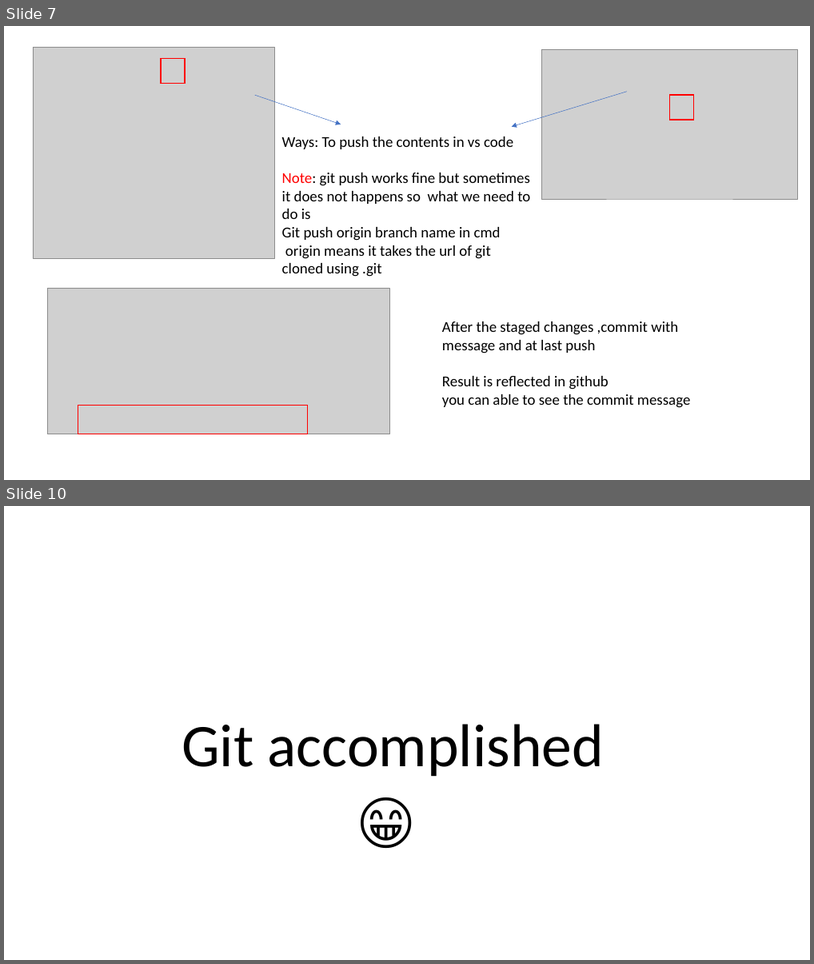
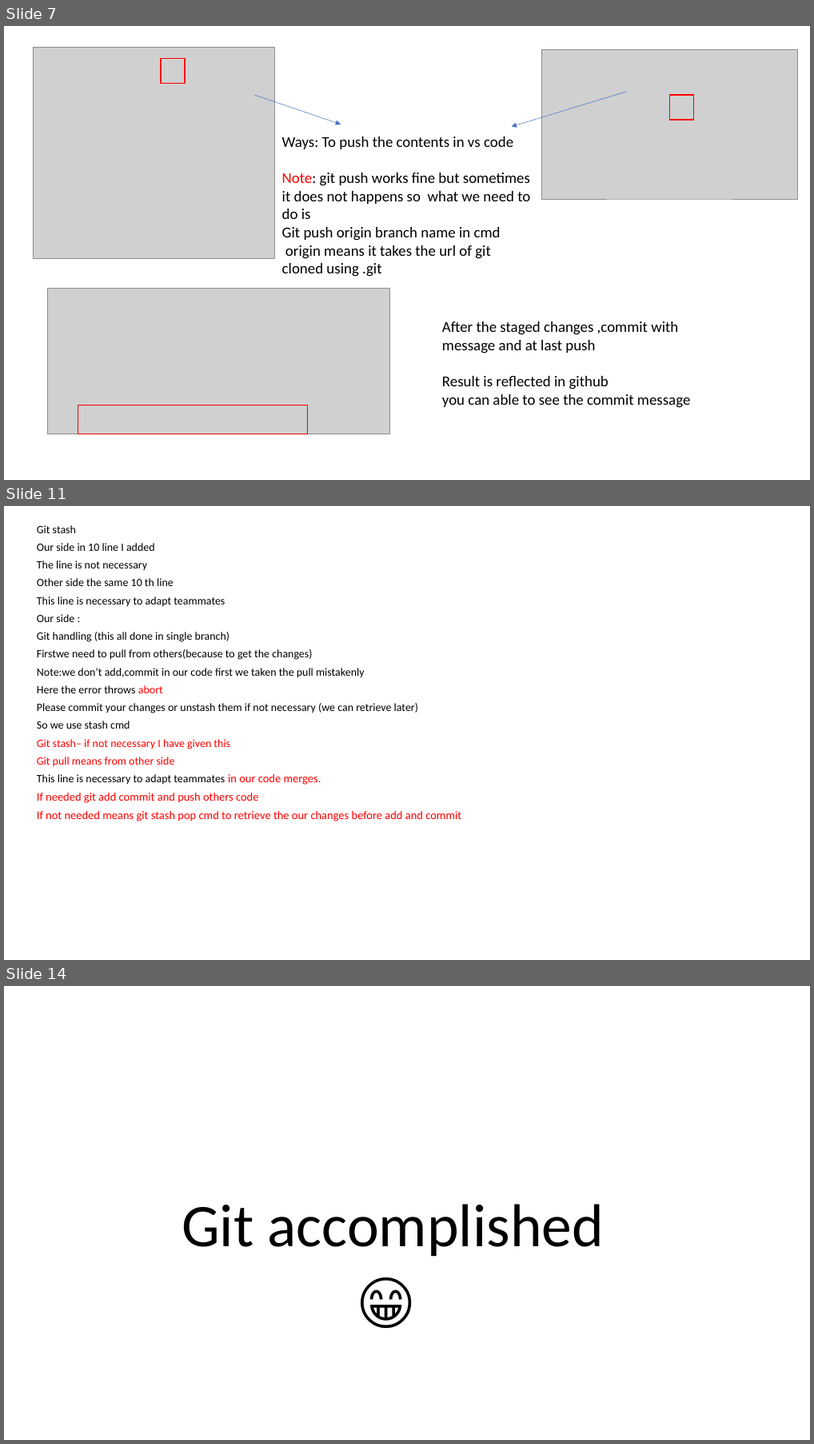
Before and after one commit to kselvan73/Gravity_seizer, a slide deck: Home_done_works/Documents/pptformats/LearningOfGit.pptx. Shown one above the other, each under a label of ours: slides 7 and 10 before the commit, slides 7, 11 and 14 after it; the slides between them are not shown. The pictures are 814x964 and 814x1444 pixels, drawn with LibreOffice and Linux fonts; fonts in the diff are those of the drawing; grey boxes stand for pictures. Boxes give left, top, right and bottom in pixels: in the first picture for what was removed or moved away, otherwise in the second. Text is boxed around its words. In the diff, an @@ line names an element or a change of style, - is before the commit and + after.

```diff
--- a/Home_done_works/Documents/pptformats/LearningOfGit.pptx
+++ b/Home_done_works/Documents/pptformats/LearningOfGit.pptx
@@ slide 11 added at (x1=4, y1=506, x2=810, y2=960), background #FFFFFF @@
@@ text added at (x1=37, y1=525, x2=462, y2=821), 13.3 pt, text #000000 @@
+Git stash
+Our side in 10 line I added
+The line is not necessary
+Other side the same 10 th line
+This line is necessary to adapt teammates
+Our side :
+Git handling (this all done in single branch)
+Firstwe need to pull from others(because to get the changes)
+Note:we don’t add,commit in our code first we taken the pull mistakenly
+Here the error throws abort
+Please commit your changes or unstash them if not necessary (we can retrieve later)
+So we use stash cmd
+Git stash– if not necessary I have given this
+Git pull means from other side
+This line is necessary to adapt teammates in our code merges.
+If needed git add commit and push others code
+If not needed means git stash pop cmd to retrieve the our changes before add and commit
@@ what was slide 10 is now slide 14 @@
```
Also in this commit, not shown: 1 slide changed, 3 other slides added.
